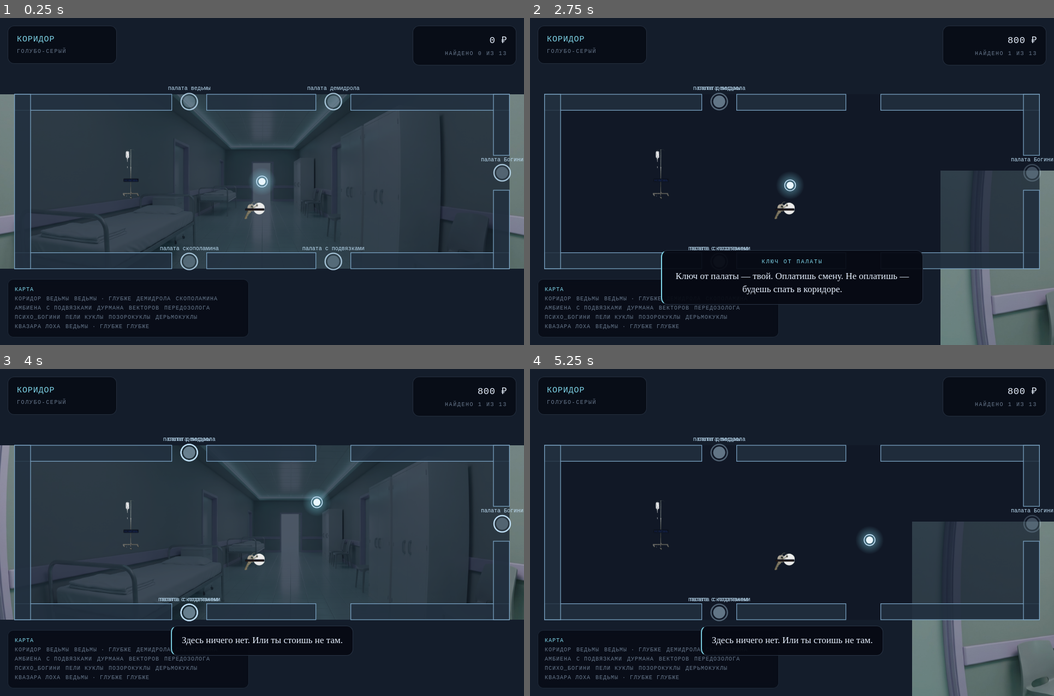
Above: before the commit, frames 1-4 (two rows, left to right).
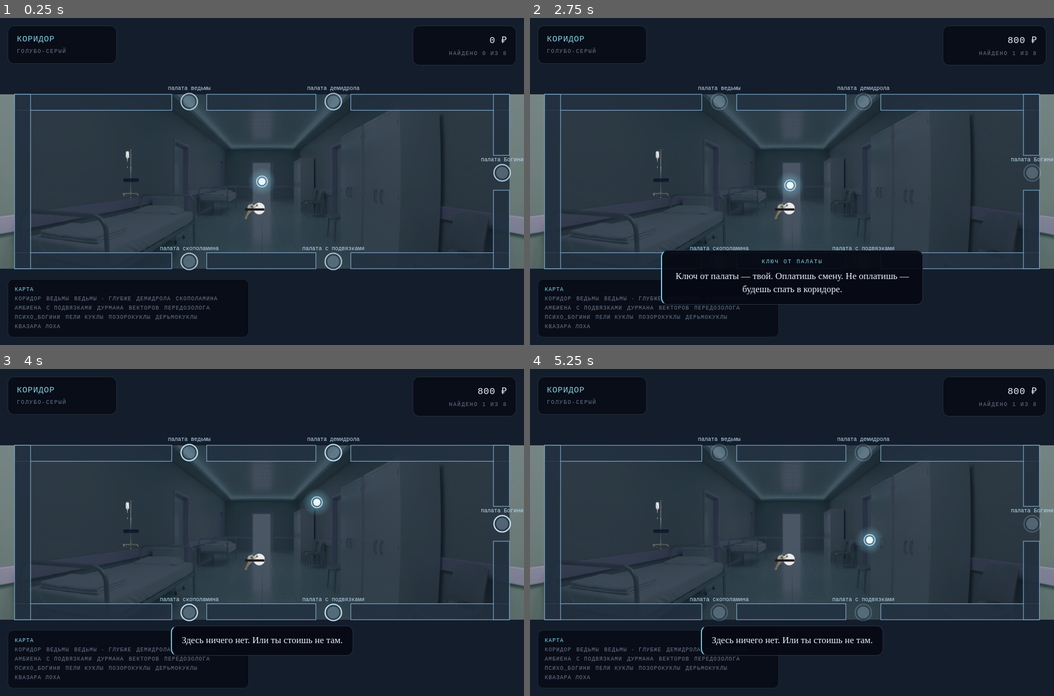
Above: after the commit, the same moments.

Repository: registracia046-ux/psiho-clinic-game
Game: browser game, page index.html
The game is run twice, just before and just after one commit, with the same random seed, the same clock (stepped at 60 frames per second) and the same inputs.
Inputs (mouse positions are in pixels of both pictures, inside the frame that each line leads up to):
- Up to frame 1 (0.25 s): no input
- Up to frame 2 (2.75 s): click (792, 181) at 0.27 s; hold Right 1.03-1.53 s; click (792, 214) at 1.07 s; tap Space every 0.5 s from 1.1 to 2.6 s; hold Down 1.58-1.85 s; click (687, 148) at 1.67 s; hold Left 1.9-2.47 s; click (896, 132) at 2.27 s; tap D at 2.52 s; hold Up from 2.52 s (still down)
- Up to frame 3 (4 s): release Up at 2.82 s; click (340, 597) at 2.87 s; hold Right 2.87-3.53 s; tap Space at 3.1, 3.6 s; click (131, 614) at 3.47 s; tap A at 3.52 s; hold Up 3.58-3.82 s; hold Left from 3.87 s (still down)
- Up to frame 4 (5.25 s): click (792, 467) at 4.07 s; tap Space at 4.1, 4.6, 5.1 s; release Left at 4.3 s; hold Down 4.35-4.68 s; tap W at 4.52 s; click (949, 548) at 4.67 s; hold Right 4.73-5.23 s

The runs differ from the first frame. In frame 1, 0.1% of the frame differs, in the area x 12-97%, y 9-96%; in frame 2, 39%; in frame 3, 4.2%; in frame 4, 40%, in the area x 0-100%, y 9-100%.

Commit message:
откат к версии v0.2.1

Diff:
--- a/data/rooms.json
+++ b/data/rooms.json
@@ -236,27 +236,7 @@
           "side": "top"
         }
       ],
-      "items": [
-        {
-          "id": "potion_ves",
-          "x": 30.0,
-          "y": 62.0,
-          "h": 15,
-          "sprite": "assets/items/obj_pillbox.png",
-          "name": "ЗЕЛЬЕ",
-          "bill": 1200,
-          "trigger": "Выпей. От зелья не тошнит, а от правды — ещё как."
-        }
-      ],
-      "bg": "assets/pan/ves_room.jpg",
-      "decor": [
-        {
-          "src": "assets/items/broom.png",
-          "x": 13.0,
-          "y": 72.0,
-          "h": 46
-        }
-      ]
+      "items": []
     },
     {
       "id": "ward_ves_2",
@@ -270,13 +250,7 @@
         [
           0.0,
           0,
-          5.8,
-          1.1
-        ],
-        [
-          8.2,
-          0,
-          3.0000000000000018,
+          11.200000000000001,
           1.1
         ],
         [
@@ -310,14 +284,6 @@
           "y": 0.5,
           "to": "ward_ves",
           "label": "назад",
-          "side": "top"
-        },
-        {
-          "x": 7.0,
-          "y": 0.5,
-          "to": "ward_ves_3",
-          "label": "ещё глубже",
-          "nested": true,
           "side": "top"
         }
       ],
@@ -517,50 +483,7 @@
           "side": "top"
         }
       ],
-      "items": [
-        {
-          "id": "amp_amb",
-          "x": 31.0,
-          "y": 52.0,
-          "h": 20,
-          "sprite": "assets/items/cap_lamp.png",
-          "name": "НОЧНИК",
-          "bill": 900,
-          "trigger": "Свет не выключается. Пока горит — ты в палате."
-        },
-        {
-          "id": "pill_amb",
-          "x": 36.0,
-          "y": 50.0,
-          "h": 11,
-          "sprite": "assets/items/cap_capsule.png",
-          "name": "КАПСУЛА",
-          "bill": 700,
-          "trigger": "Спи. Капсула снотворного — и сон приходит с обочины."
-        },
-        {
-          "id": "pillow_amb",
-          "x": 39.5,
-          "y": 48.0,
-          "h": 12,
-          "sprite": "assets/items/cap_pillow.png",
-          "name": "ПОДУШКА",
-          "bill": 500,
-          "trigger": "Под одеялом ты спишь. Без одеяла — тоже, только не так хорошо."
-        }
-      ],
-      "bg": "assets/pan/amb_room.jpg",
-      "anim": [
-        {
-          "src": "assets/items/haze.gif",
-          "x": 56.0,
-          "y": 32.0,
-          "h": 44,
-          "alpha": 0.5,
-          "name": "ДЫМКА",
-          "trigger": "Дымка. Чем гуще — тем дальше отсюда."
-        }
-      ]
+      "items": []
     },
     {
       "id": "ward_tie",
@@ -710,18 +633,7 @@
           "side": "top"
         }
       ],
-      "items": [
-        {
-          "id": "vec_compass",
-          "x": 11.0,
-          "y": 7.5,
-          "h": 16,
-          "sprite": "assets/items/vec_compass.png",
-          "name": "ВЕКТОР",
-          "bill": 1900,
-          "trigger": "Вектор — это направление, куда тебя тянет. Я показываю, и ты идёшь. Всегда."
-        }
-      ]
+      "items": []
     },
     {
       "id": "char_per",
@@ -1045,57 +957,6 @@
         }
       ],
       "items": []
-    },
-    {
-      "id": "ward_ves_3",
-      "name": "ПАЛАТА ВЕДЬМЫ · ГЛУБЖЕ ГЛУБЖЕ",
-      "kind": "theme-nested",
-      "pal": "lavender",
-      "parent": "ward_ves_2",
-      "w": 13,
-      "h": 9,
-      "walls": [
-        [
-          0.0,
-          0,
-          9.200000000000001,
-          1.1
-        ],
-        [
-          11.6,
-          0,
-          1.4000000000000004,
-          1.1
-        ],
-        [
-          0.0,
-          7.9,
-          13.0,
-          1.1
-        ],
-        [
-          0,
-          0.0,
-          1.1,
-          9.0
-        ],
-        [
-          11.9,
-          0.0,
-          1.1,
-          9.0
-        ]
-      ],
-      "doors": [
-        {
-          "x": 10.4,
-          "y": 0.5,
-          "to": "ward_ves_2",
-          "label": "назад",
-          "side": "top"
-        }
-      ],
-      "items": []
     }
   ]
 }
--- a/index.html
+++ b/index.html
@@ -14,9 +14,6 @@
 html,body{margin:0;height:100%;overflow:hidden;background:var(--bg);color:var(--ink);
   font-family:system-ui,-apple-system,'Segoe UI',Roboto,sans-serif}
 #cv{display:block;width:100%;height:100%;touch-action:none;cursor:crosshair}
-#domlayer{position:fixed;left:0;top:0;pointer-events:none;overflow:hidden;z-index:2}
-#domlayer img{position:absolute;display:block;pointer-events:none}
-#domlayer img.anim{pointer-events:auto;cursor:pointer}
 .hud{position:fixed;padding:12px 16px;border:1px solid rgba(159,196,232,.18);border-radius:12px;
   background:rgba(7,10,20,.82);backdrop-filter:blur(8px);font-family:var(--mono);line-height:1.75}
 #top{top:14px;left:14px;min-width:200px}
@@ -57,7 +54,6 @@
 </head>
 <body>
 <canvas id="cv"></canvas>
-<div id="domlayer"></div>
 
 <div class="hud" id="top">
   <div class="nm" id="rname">КОРИДОР</div>
@@ -79,10 +75,10 @@
 (function(){
 "use strict";
 var d=document, w=window;
-var cv=d.getElementById('cv'), ctx=cv.getContext('2d'), domL=d.getElementById('domlayer');
+var cv=d.getElementById('cv'), ctx=cv.getContext('2d');
 var DATA=null, ROOM=null, PAL={};
 var roomId='corridor', px=0, py=0, keys={}, mouse={x:0,y:0,down:false};
-var bill=0, found={}, totalItems=0, lastDir=0, dirChanges=0, trapShift=0, trapMirror=false, msgT=null;
+var bill=0, found={}, totalItems=0, lastDir=0, dirChanges=0, trapShift=0, msgT=null;
 var imgs={}, spr={};
 var saved=JSON.parse(localStorage.getItem('clinic_state')||'{}');
 if(saved.bill) bill=saved.bill;
@@ -97,11 +93,7 @@
   j.rooms.forEach(function(r){ totalItems += (r.items||[]).length; });
   /* подгружаем фоны и спрайты */
   var jobs=[];
-  j.rooms.forEach(function(r){
-    if(r.bg) jobs.push(load(r.bg,function(im){imgs[r.bg]=im;}));
-    (r.decor||[]).forEach(function(dc){ jobs.push(load(dc.src,function(im){spr[dc.src]=im;})); });
-    (r.anim||[]).forEach(function(dc){ jobs.push(load(dc.src,function(im){spr[dc.src]=im;})); });
-  });
+  j.rooms.forEach(function(r){ if(r.bg) jobs.push(load(r.bg,function(im){imgs[r.bg]=im;})); });
   Object.keys(j.rooms).forEach(function(k){
     (j.rooms[k].items||[]).forEach(function(it){ if(it.sprite) jobs.push(load(it.sprite,function(im){spr[it.sprite]=im;})); });
   });
@@ -148,16 +140,6 @@
   });
   return bd<2.2?{d:best,dist:bd}:null;
 }
-function nearAnim(){
-  /* у анимаций координаты в ПРОЦЕНТАХ комнаты, у игрока — в КЛЕТКАХ */
-  var best=null,bd=1e9;
-  (ROOM.anim||[]).forEach(function(dc){
-    var ax=dc.x/100*ROOM.w, ay=dc.y/100*ROOM.h;
-    var dist=Math.hypot(ax-px,ay-py);
-    if(dist<bd){bd=dist;best=dc;}
-  });
-  return bd<3.0?{dc:best,dist:bd}:null;
-}
 function nearItem(){
   var best=null,bd=1e9;
   (ROOM.items||[]).forEach(function(it){
@@ -168,28 +150,6 @@
 }
 
 /* ---------- переходы ---------- */
-function buildSceneElements(){
-  /* декор и анимации — настоящие DOM-элементы: только так гиф анимируется
-     (Chrome в canvas рисует лишь первый кадр) */
-  domL.innerHTML='';
-  (ROOM.decor||[]).forEach(function(dc){
-    var im=d.createElement('img'); im.src=dc.src; im.alt='';
-    im.style.left=dc.x+'%'; im.style.top=dc.y+'%';
-    im.style.height=dc.h+'%';
-    if(dc.w){ im.style.height='auto'; im.style.width=dc.w+'%'; }
-    domL.appendChild(im);
-  });
-  (ROOM.anim||[]).forEach(function(dc){
-    var im=d.createElement('img'); im.src=dc.src; im.alt=dc.name||'';
-    im.className='anim';
-    im.style.left=dc.x+'%'; im.style.top=dc.y+'%';
-    im.style.height=dc.h+'%';
-    im.style.opacity=(dc.alpha===undefined?0.92:dc.alpha);
-    im.addEventListener('click',function(e){ e.stopPropagation();
-      var na=nearAnim(); if(na && na.dc===dc) say(dc.trigger,false,dc.name); });
-    domL.appendChild(im);
-  });
-}
 function go(id){
   var r=roomById(id); if(!r) return;
   d.getElementById('fade').classList.add('on');
@@ -201,18 +161,15 @@
       var back=(r.doors||[]).filter(function(x){return x.to===lastRoom;})[0];
       if(back){ px=back.x; py=back.y; } else { px=ROOM.w/2; py=ROOM.h/2; }
     }
-    d.getElementById('rname').textContent=ROOM.name+(ROOM.placeholder?' · заготовка':'');
+    d.getElementById('rname').textContent=ROOM.name;
     d.getElementById('rpal').textContent=(PAL[ROOM.pal]||{}).name||ROOM.pal;
     d.getElementById('fade').classList.remove('on');
-    buildSceneElements();
     buildMap();
   },460);
 }
 var lastRoom='corridor';
 
 function interact(){
-  var na=nearAnim();
-  if(na){ if(!na.dc._hit){ na.dc._hit=1; say(na.dc.trigger,na.dc.rose,na.dc.name); } return; }
   var ni=nearItem();
   if(ni){ trigger(ni.i); return; }
   var nd=nearDoor();
@@ -246,23 +203,19 @@
 /* ---------- ловушка коридора ---------- */
 function trapLogic(){
   if(ROOM.kind!=='trap') return;
-  if(dirChanges>=3){ dirChanges=0; shiftTrap(); }
+  var dir=lastDir;
+  if(dir&&dir!==lastDir){ dirChanges++; if(dirChanges>=3){ dirChanges=0; shiftTrap(); } }
 }
 function shiftTrap(){
-  /* Коридор-ловушка: двери меняются местами ВНУТРИ одной стороны, фон ползёт и
-     переворачивается. Куда ведёт каждая дверь — не меняется: выйти можно всегда,
-     выбраться «нельзя» только психологически — ты теряешь ориентацию. */
-  var sides={};
-  (ROOM.doors||[]).forEach(function(dr){ (sides[dr.side]=sides[dr.side]||[]).push(dr); });
-  Object.keys(sides).forEach(function(sd){
-    var arr=sides[sd]; if(arr.length<2) return;
-    var sh=arr.slice();
-    for(var i=sh.length-1;i>0;i--){ var j=Math.floor(Math.random()*(i+1)); var t=sh[i]; sh[i]=sh[j]; sh[j]=t; }
-    sh.forEach(function(dr,i){ dr.x=arr[i].x; dr.y=arr[i].y; });
-  });
-  trapShift=(trapShift+1)%4;
-  trapMirror=!trapMirror;
-  say('Коридор изменился. Ты помнил, куда шёл?');
+  /* коридор незаметно переставляет двери — выбраться всё труднее */
+  trapShift=(trapShift+1)%3;
+  var doors=(ROOM.doors||[]).slice();
+  if(doors.length>2){
+    var d0=doors.shift(); doors.push(d0);
+    doors.forEach(function(dr,i){ dr.x=ROOM.doors[i%ROOM.doors.length].x; dr.y=ROOM.doors[i%ROOM.doors.length].y; });
+    ROOM.doors=doors;
+  }
+  say('Коридор стал чуть другим. Ты же помнил, куда шёл?');
 }
 
 /* ---------- отрисовка ---------- */
@@ -276,11 +229,9 @@
     var im=imgs[ROOM.bg], iw=im.width, ih=im.height;
     var sc=Math.max((ROOM.w*g.s)/iw,(ROOM.h*g.s)/ih);
     var dw=iw*sc, dh=ih*sc;
-    var dx=g.ox+(ROOM.w*g.s-dw)/2 + (trapShift?trapShift*26:0), dy=g.oy+(ROOM.h*g.s-dh)/2;
+    var dx=g.ox+(ROOM.w*g.s-dw)/2 + (trapShift?trapShift*18:0), dy=g.oy+(ROOM.h*g.s-dh)/2;
     ctx.save(); ctx.globalAlpha=0.85;
-    if(trapMirror){ ctx.translate(g.ox+ROOM.w*g.s, g.oy); ctx.scale(-1,1); ctx.drawImage(im,dx-g.ox-ROOM.w*g.s,dy,dw,dh); }
-    else ctx.drawImage(im,dx,dy,dw,dh);
-    ctx.restore();
+    ctx.drawImage(im,dx,dy,dw,dh); ctx.restore();
     /* тонировка палитрой комнаты */
     ctx.save(); ctx.globalCompositeOperation='multiply';
     ctx.fillStyle=P.tint; ctx.globalAlpha=0.55;
@@ -331,12 +282,6 @@
   ctx.fillStyle=halo; ctx.beginPath(); ctx.arc(pxp,pyp,26,0,7); ctx.fill();
   ctx.fillStyle='#EAF7FF'; ctx.beginPath(); ctx.arc(pxp,pyp,6.5,0,7); ctx.fill();
   ctx.strokeStyle=P.glow; ctx.lineWidth=1.6; ctx.beginPath(); ctx.arc(pxp,pyp,10,0,7); ctx.stroke();
-
-  /* DOM-слой (декор, гиф) выравниваем по прямоугольнику комнаты */
-  if(domL){
-    domL.style.left=g.ox+'px'; domL.style.top=g.oy+'px';
-    domL.style.width=(ROOM.w*g.s)+'px'; domL.style.height=(ROOM.h*g.s)+'px';
-  }
 
   /* отладочный хук: позиция игрока (для тестов и отладки) */
   window.__p={x:px,y:py,room:roomId};
@@ -361,7 +306,7 @@
     if(!hitWall(nx,py)) px=nx;
     if(!hitWall(px,ny)) py=ny;
     var nd=dx?(dx>0?'r':'l'):(dy>0?'d':'u');
-    if(nd!==lastDir){ if(lastDir) dirChanges++; lastDir=nd; trapLogic(); }
+    if(nd!==lastDir){ lastDir=nd; trapLogic(); }
   }
   requestAnimationFrame(step);
 }
@@ -371,7 +316,7 @@
   px=ROOM.w/2; py=ROOM.h/2;
   d.getElementById('rname').textContent=ROOM.name;
   d.getElementById('rpal').textContent=(PAL[ROOM.pal]||{}).name||ROOM.pal;
-  buildSceneElements(); buildMap(); step(); draw();
+  buildMap(); step(); draw();
 }
 })();
 </script>
Binary file removed: assets/items/broom.png
Binary file removed: assets/items/cap_capsule.png
Binary file removed: assets/items/cap_lamp.png
Binary file removed: assets/items/cap_pillow.png
Binary file removed: assets/items/haze.gif
Binary file removed: assets/items/vec_compass.png
Binary file removed: assets/pan/amb_room.jpg
Binary file removed: assets/pan/ves_room.jpg
Not shown, changed: ЖУРНАЛ_ВЕРСИЙ.md
